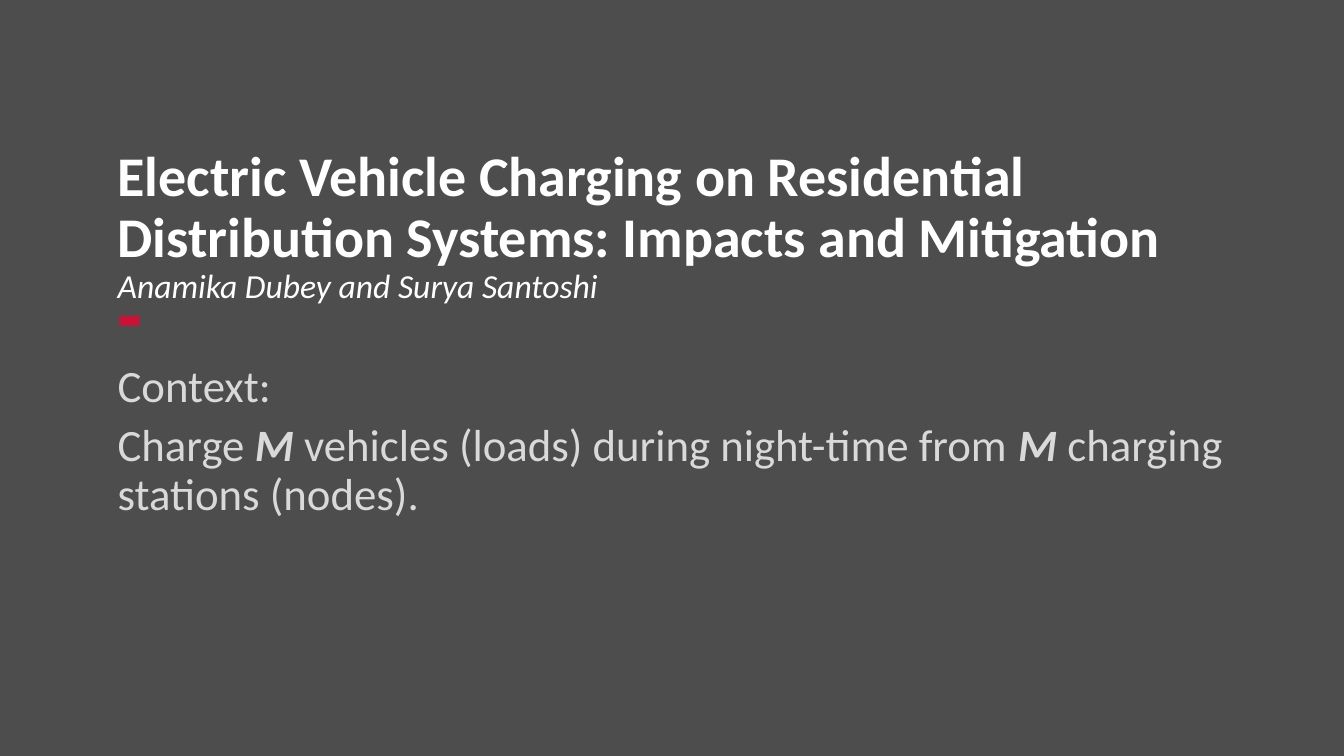
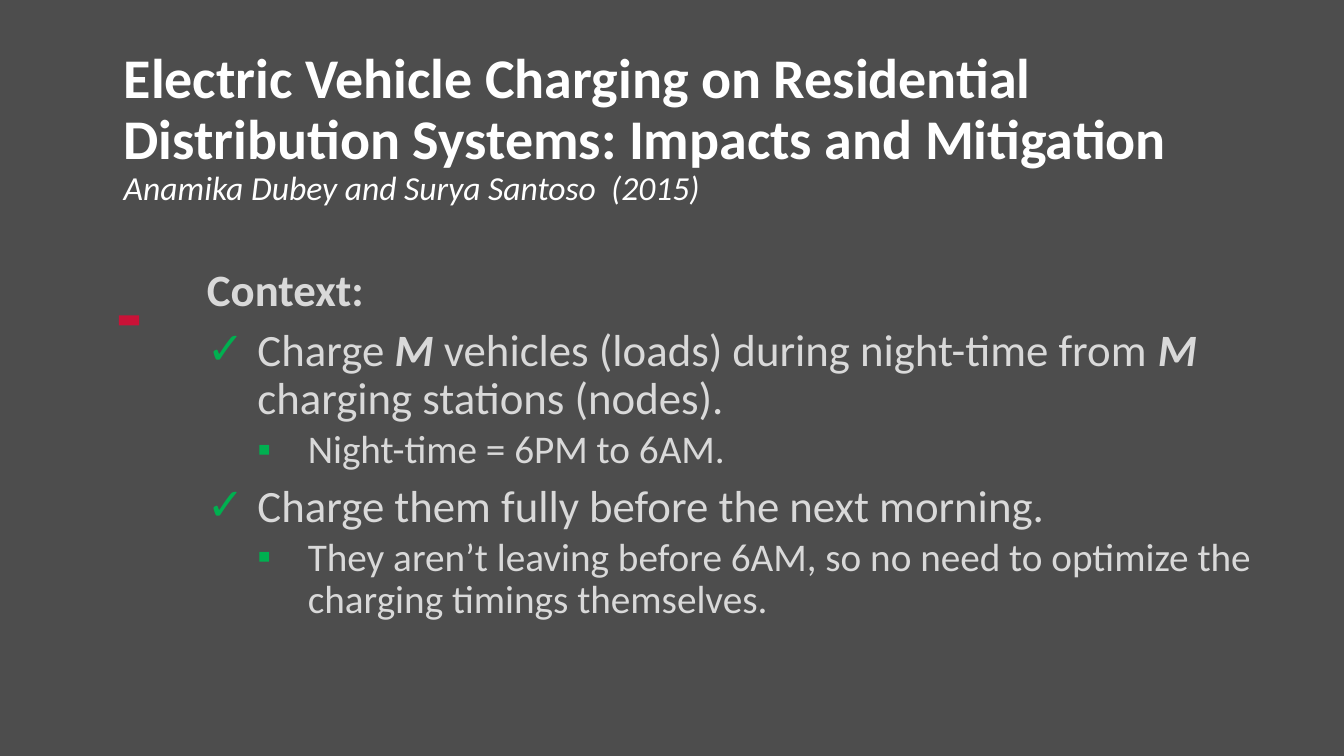
Before and after one commit to Realife-Brahmin/OriginalDocsHub, a slide deck: slide 3 of research_showcase/dynamicProgramming_aryan_ritwajeet_jha.pptx. Drawn at 1344x756 pixels with LibreOffice and Linux fonts; fonts in the diff are those of the drawing; background and template pictures are left out. Boxes give left, top, right and bottom in pixels: in the first picture for what was removed or moved away, otherwise in the second. Text is boxed around its words. In the diff, an @@ line names an element or a change of style, - is before the commit and + after.

```diff
--- a/research_showcase/dynamicProgramming_aryan_ritwajeet_jha.pptx
+++ b/research_showcase/dynamicProgramming_aryan_ritwajeet_jha.pptx
@@ title at (124, 58, 1166, 206): text changed @@
-Electric Vehicle Charging on Residential Distribution Systems: Impacts and Mitigation
-Anamika Dubey and Surya Santoshi
+Electric Vehicle Charging on Residential Distribution Systems: Impacts and Mitigation
+Anamika Dubey and Surya Santoso (2015)
@@ text "Context:": place and size @@
-text "Context:" at (118, 373, 1222, 516)
+text "Context:" at (207, 276, 1251, 620)
@@ text at (207, 276, 1197, 422): bold on in "Context:"; bullet none to ✓ @@
@@ text at (257, 436, 1251, 620): paragraphs added @@
+  ▪ Night-time = 6PM to 6AM.
+✓ Charge them fully before the next morning.
+  ▪ They aren’t leaving before 6AM, so no need to optimize the charging timings themselves.
```
Also in this commit, not shown: 3 other slides changed, 2 slides added, 4 slides removed.
